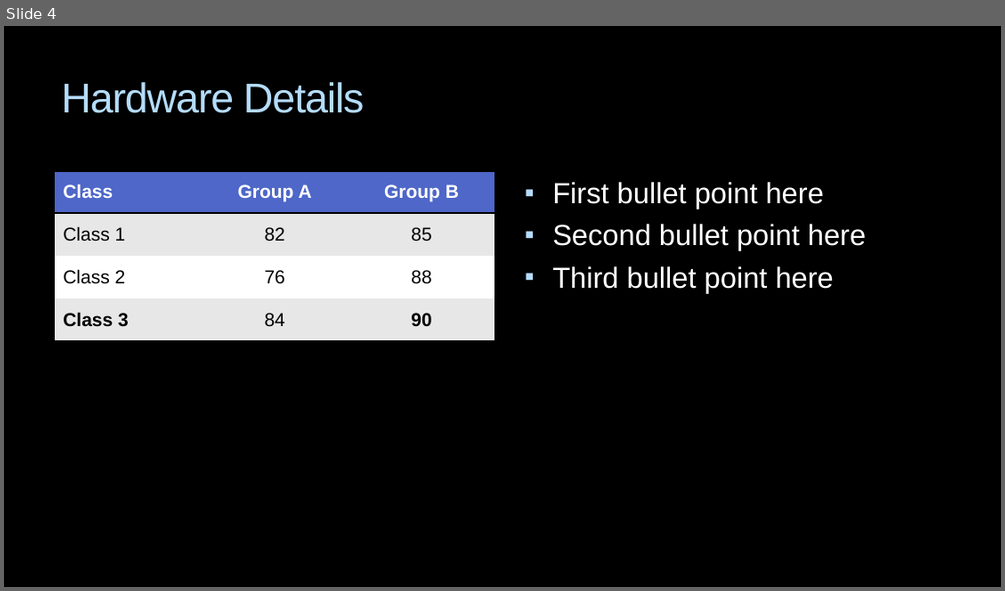
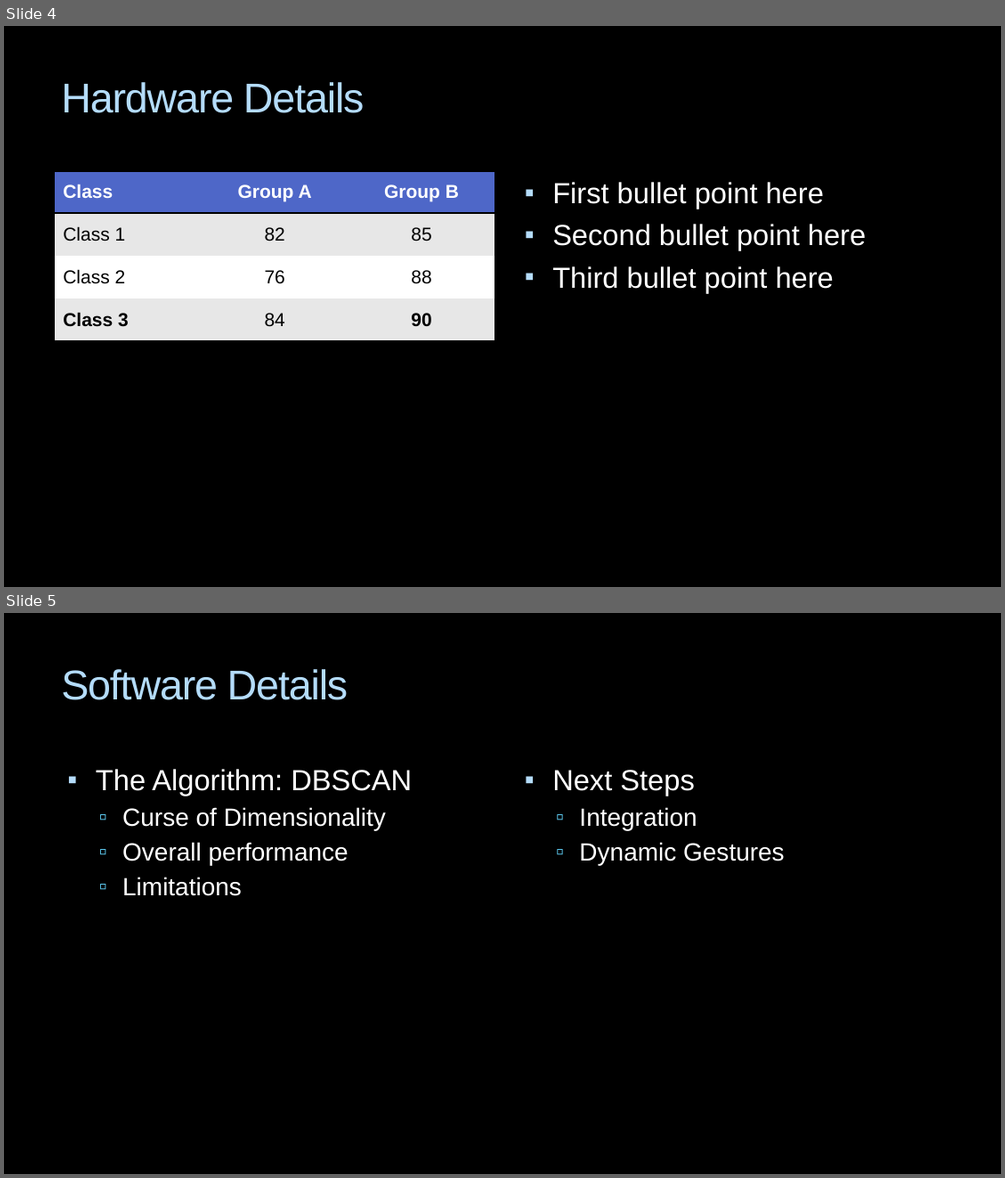
Before and after one commit to BrittX/Ebisu, a slide deck: FinalPresentation.pptx. Shown one above the other, each under a label of ours: slide 4 before the commit, slides 4 and 5 after it. The pictures are 1005x591 and 1005x1178 pixels, drawn with LibreOffice and Linux fonts; fonts in the diff are those of the drawing; background and template pictures are left out. Boxes give left, top, right and bottom in pixels: in the first picture for what was removed or moved away, otherwise in the second. Text is boxed around its words. In the diff, an @@ line names an element or a change of style, - is before the commit and + after.

```diff
--- a/FinalPresentation.pptx
+++ b/FinalPresentation.pptx
@@ slide 5 added at <box>4,613,1001,1174</box>, background picture (left out) @@
@@ title added at <box>61,669,348,700</box>, 40 pt, text #B4DCFA @@
+Software Details
@@ text added at <box>96,769,412,896</box>, 24 pt, text #FFFFFF @@
+▪ The Algorithm: DBSCAN
+  ▫ Curse of Dimensionality
+  ▫ Overall performance
+  ▫ Limitations
@@ text added at <box>552,770,785,865</box>, 24 pt, text #FFFFFF @@
+▪ Next Steps
+  ▫ Integration
+  ▫ Dynamic Gestures
```
Also in this commit, not shown: 3 other slides added, 2 slides removed.
